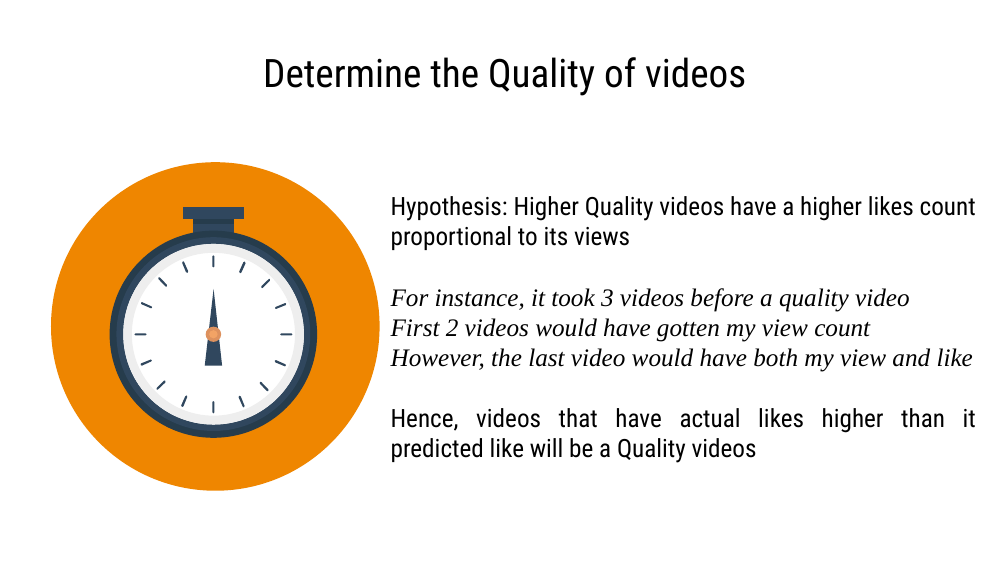
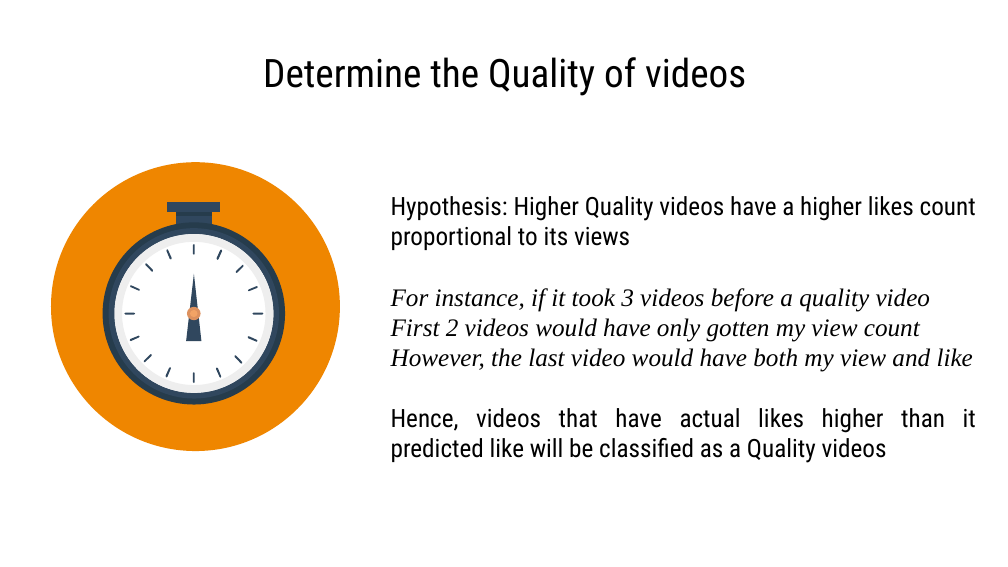
Before and after one commit to danielkf88/youtube_recommender, a slide deck: slide 19 of Capstone_presentation.pptx. Drawn at 1008x567 pixels with LibreOffice and Linux fonts; fonts in the diff are those of the drawing. Boxes give left, top, right and bottom in pixels: in the first picture for what was removed or moved away, otherwise in the second. Text is boxed around its words. In the diff, an @@ line names an element or a change of style, - is before the commit and + after.

```diff
--- a/Capstone_presentation.pptx
+++ b/Capstone_presentation.pptx
@@ freeform shape resized from (x1=51, y1=162, x2=380, y2=491) to (x1=51, y1=162, x2=341, y2=452) @@
@@ freeform shape resized from (x1=182, y1=208, x2=243, y2=220) to (x1=167, y1=202, x2=221, y2=212) @@
@@ freeform shape resized from (x1=107, y1=228, x2=321, y2=442) to (x1=100, y1=220, x2=287, y2=407) @@
@@ freeform shape resized from (x1=110, y1=231, x2=318, y2=438) to (x1=103, y1=223, x2=285, y2=405) @@
@@ freeform shape resized from (x1=123, y1=244, x2=303, y2=424) to (x1=115, y1=234, x2=274, y2=393) @@
@@ freeform shape resized from (x1=123, y1=244, x2=303, y2=424) to (x1=115, y1=234, x2=274, y2=393) @@
@@ freeform shape resized from (x1=194, y1=219, x2=234, y2=224) to (x1=176, y1=212, x2=212, y2=216) @@
@@ freeform shape resized from (x1=194, y1=217, x2=234, y2=257) to (x1=176, y1=210, x2=212, y2=245) @@
@@ freeform shape moved from (x1=158, y1=277, x2=167, y2=286) to (x1=145, y1=263, x2=153, y2=271) @@
@@ freeform shape moved from (x1=181, y1=261, x2=187, y2=272) to (x1=166, y1=249, x2=172, y2=259) @@
@@ freeform shape moved from (x1=213, y1=255, x2=215, y2=267) to (x1=193, y1=244, x2=195, y2=255) @@
@@ freeform shape moved from (x1=239, y1=262, x2=245, y2=274) to (x1=217, y1=250, x2=223, y2=260) @@
@@ freeform shape moved from (x1=261, y1=279, x2=271, y2=288) to (x1=236, y1=265, x2=245, y2=273) @@
@@ freeform shape moved from (x1=141, y1=302, x2=153, y2=308) to (x1=130, y1=285, x2=140, y2=290) @@
@@ freeform shape resized from (x1=205, y1=289, x2=222, y2=366) to (x1=186, y1=274, x2=202, y2=342) @@
@@ freeform shape moved from (x1=275, y1=303, x2=287, y2=309) to (x1=248, y1=286, x2=258, y2=291) @@
@@ text at (x1=391, y1=288, x2=931, y2=342): text changed @@
-For instance, it took 3 videos before a quality video
-First 2 videos would have gotten my view count
+For instance, if it took 3 videos before a quality video
+First 2 videos would have only gotten my view count
@@ freeform shape moved from (x1=134, y1=334, x2=146, y2=336) to (x1=124, y1=312, x2=135, y2=314) @@
@@ freeform shape moved from (x1=206, y1=327, x2=221, y2=342) to (x1=187, y1=306, x2=202, y2=320) @@
@@ freeform shape moved from (x1=209, y1=331, x2=217, y2=339) to (x1=191, y1=309, x2=198, y2=317) @@
@@ freeform shape moved from (x1=280, y1=334, x2=292, y2=336) to (x1=252, y1=312, x2=263, y2=314) @@
@@ freeform shape moved from (x1=140, y1=360, x2=152, y2=366) to (x1=130, y1=336, x2=140, y2=341) @@
@@ freeform shape moved from (x1=156, y1=380, x2=166, y2=389) to (x1=143, y1=354, x2=152, y2=362) @@
@@ freeform shape moved from (x1=259, y1=382, x2=268, y2=391) to (x1=235, y1=356, x2=243, y2=364) @@
@@ freeform shape moved from (x1=274, y1=360, x2=286, y2=366) to (x1=247, y1=337, x2=257, y2=342) @@
@@ freeform shape moved from (x1=181, y1=395, x2=188, y2=406) to (x1=165, y1=367, x2=171, y2=377) @@
@@ freeform shape moved from (x1=213, y1=401, x2=215, y2=413) to (x1=193, y1=372, x2=195, y2=383) @@
@@ freeform shape moved from (x1=239, y1=396, x2=245, y2=407) to (x1=216, y1=368, x2=222, y2=378) @@
@@ text at (x1=391, y1=408, x2=976, y2=463): text changed @@
-Hence, videos that have actual likes higher than it predicted like will be a Quality videos
+Hence, videos that have actual likes higher than it predicted like will be classified as a Quality videos
```
Also in this commit, not shown: 11 other slides changed, 1 slide added.
